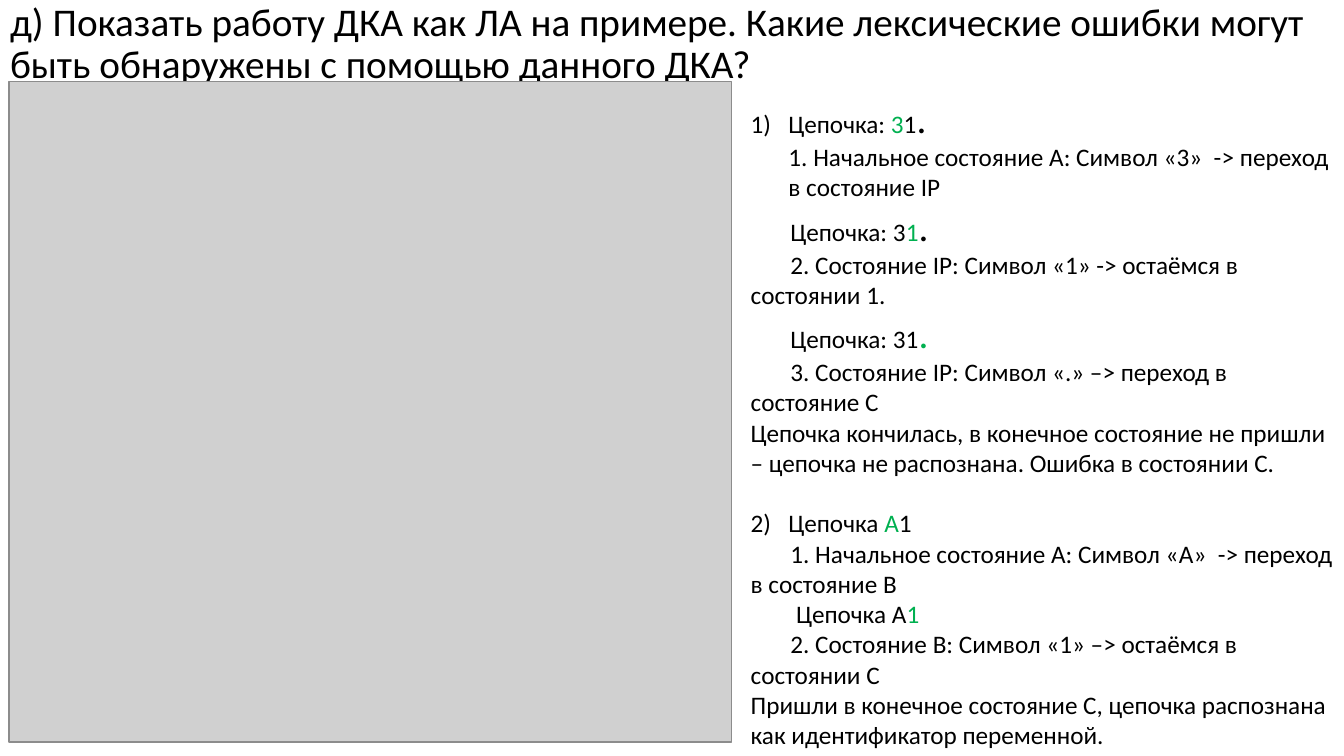
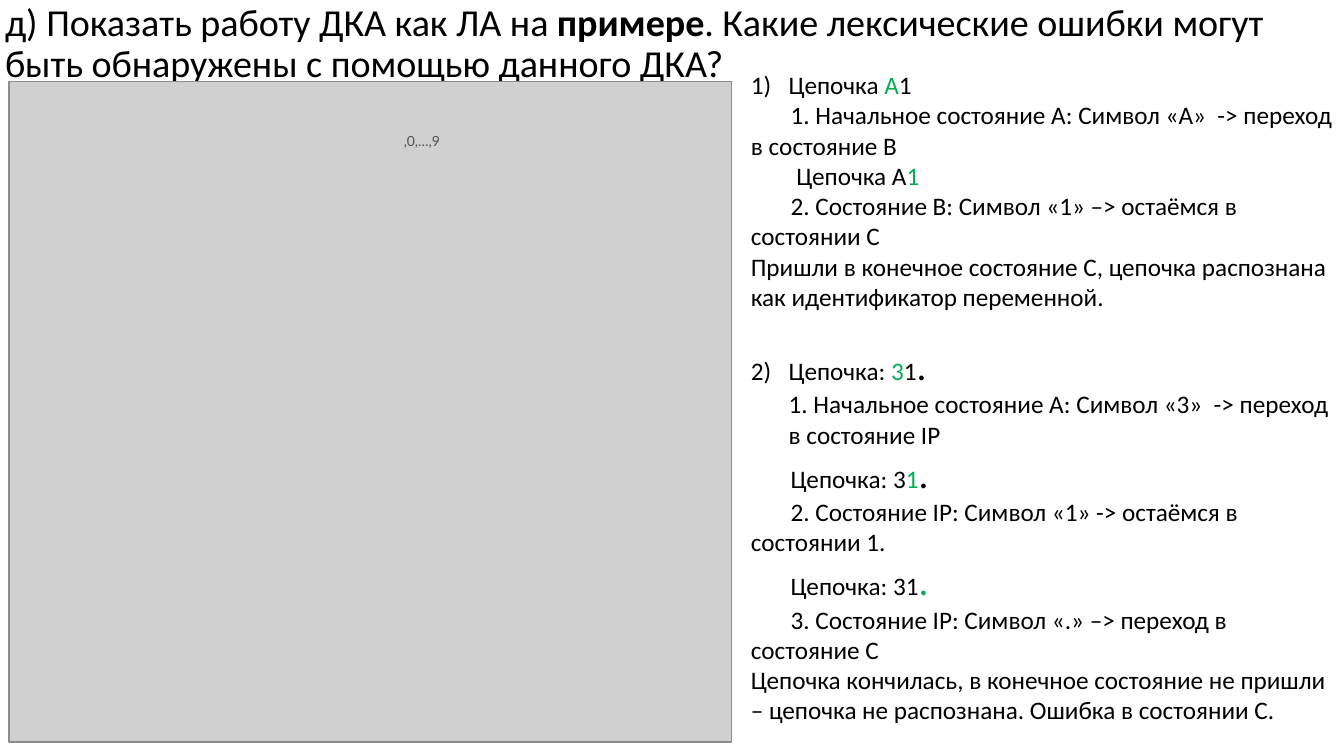
Before and after one commit to goddamnteam/korzun, a slide deck: slide 14 of task5.pptx. Drawn at 1344x756 pixels with LibreOffice and Linux fonts; fonts in the diff are those of the drawing; grey boxes stand for pictures. Boxes give left, top, right and bottom in pixels: in the first picture for what was removed or moved away, otherwise in the second. Text is boxed around its words. In the diff, an @@ line names an element or a change of style, - is before the commit and + after.

```diff
--- a/task5.pptx
+++ b/task5.pptx
@@ title "д) Показать работу ДКА как ..." at <box>5,8,1264,86</box>: size 28 to 27.2 pt; bold on in "примере." @@
@@ text "Цепочка A1": place and size @@
-text "Цепочка A1" at <box>751,116,1332,748</box>
+text "Цепочка A1" at <box>751,77,1331,723</box>
@@ text at <box>751,116,1328,476</box>: paragraphs removed @@
-1) Цепочка: 31.
-   1. Начальное состояние А: Символ «3» -> переход в состояние IP
-Цепочка: 31.
-2. Состояние IP: Символ «1» -> остаёмся в состоянии 1.
-Цепочка: 31.
-3. Состояние IP: Символ «.» –> переход в состояние С
-Цепочка кончилась, в конечное состояние не пришли – цепочка не распознана. Ошибка в состоянии С.
@@ text added at <box>404,136,440,148</box>, 10 pt, text #535353 @@
+,0,…,9
@@ text at <box>751,363,1328,723</box>: paragraphs added @@
+2) Цепочка: 31.
+   1. Начальное состояние А: Символ «3» -> переход в состояние IP
+Цепочка: 31.
+2. Состояние IP: Символ «1» -> остаёмся в состоянии 1.
+Цепочка: 31.
+3. Состояние IP: Символ «.» –> переход в состояние С
+Цепочка кончилась, в конечное состояние не пришли – цепочка не распознана. Ошибка в состоянии С.
```
Also in this commit, not shown: 15 other slides changed.
